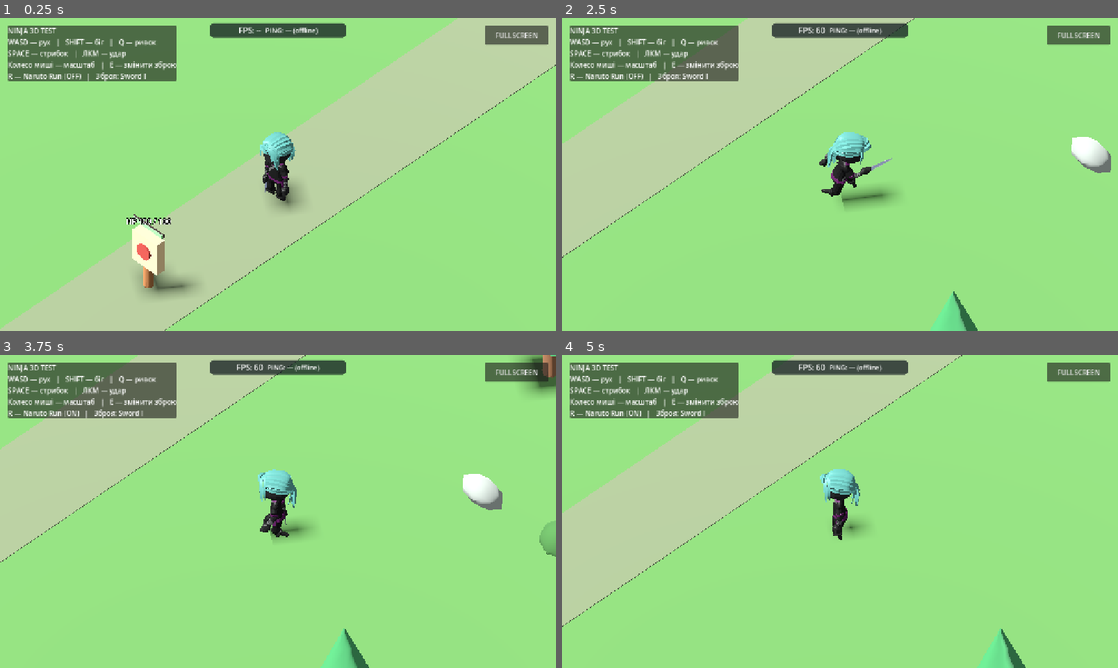
Above: before the commit, frames 1-4 (two rows, left to right).
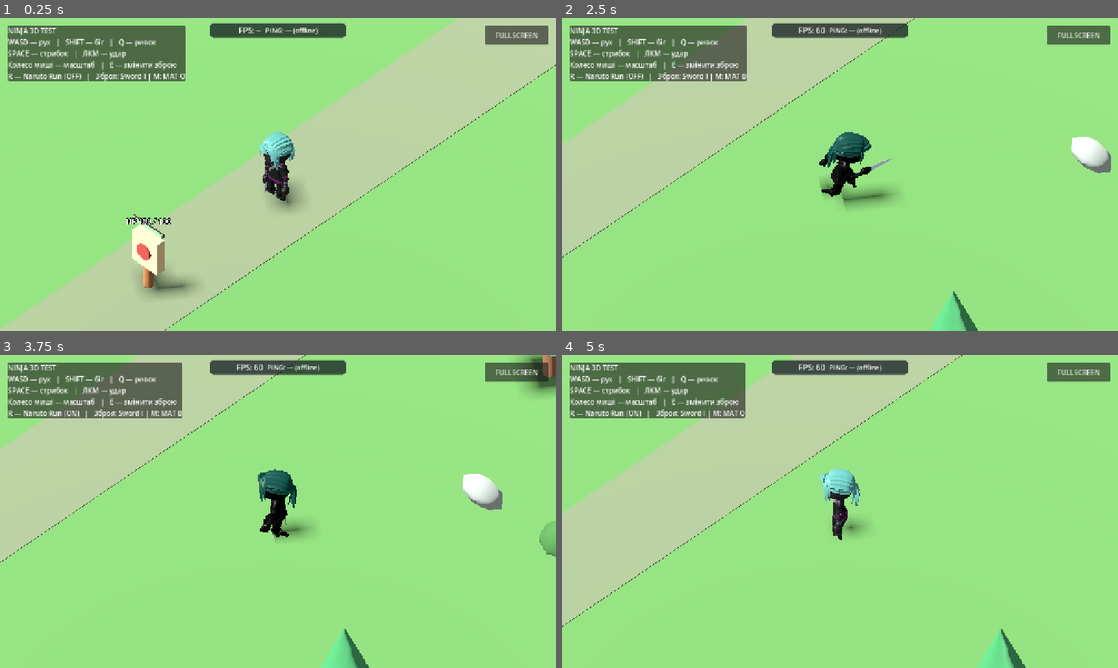
Above: after the commit, the same moments.

Repository: levian47/riskfate-3d-pro
Game: Godot game, scene res://main.tscn
Same seed, same stepped clock (60 frames per second), same inputs: the game is played once before the commit and once after it.
Inputs (mouse positions are in pixels of both pictures, inside the frame that each line leads up to):
- Up to frame 1 (0.25 s): no input
- Up to frame 2 (2.5 s): tap Enter at 0.5 s; move the mouse to (962, 158) at 0.52 s; hold D 0.53-1.25 s; tap M at 0.6, 2.3 s; click (962, 158) at 0.67 s; tap Space at 0.77 s; drag from (728, 190) to (812, 237) at 1.27 s; move the mouse to (895, 105) at 2.02 s; hold D from 2.03 s (still down); hold Shift from 2.03 s (still down)
- Up to frame 3 (3.75 s): release D at 2.75 s; release Shift at 2.75 s; drag from (250, 574) to (111, 464) at 2.77 s; move the mouse to (444, 558) at 3.52 s; hold A from 3.53 s (still down); tap R at 3.6 s
- Up to frame 4 (5 s): tap Space at 3.77 s; tap M at 3.8 s; release A at 4.25 s; drag from (673, 464) to (756, 433) at 4.27 s

The runs differ from the first frame. In frame 1, 0.3% of the frame differs, in the area x 26-34%, y 2-21%; in frame 2, 1.1%, in the area x 26-56%, y 2-61%; in frame 3, 1.0%; in frame 4, 0.3%.

Commit message:
Add runtime Original/A/B Ninja material comparison without changing skeleton or animations

Diff:
--- a/main.gd
+++ b/main.gd
@@ -1,6 +1,8 @@
 extends Node3D
 
 const MODEL := preload("res://assets/Ninja_Female.gltf")
+const MODEL_MATERIAL_A := preload("res://assets/Ninja_Female_material_A.gltf")
+const MODEL_MATERIAL_B := preload("res://assets/Ninja_Female_material_B.gltf")
 # Approved movement values and physics are owned by the player component.
 const MOVEMENT_CONTROLLER := preload("res://characters/player/movement_controller.gd")
 const WALK_SPEED := MOVEMENT_CONTROLLER.WALK_SPEED
@@ -18,6 +20,9 @@
 
 var hero: CharacterBody3D
 var visual: Node3D
+var ninja_mesh: MeshInstance3D
+var ninja_mesh_variants: Array[Mesh] = []
+var material_variant_index := 0
 var animator: AnimationPlayer
 var camera: Camera3D
 var skeleton_debug: MeshInstance3D
@@ -90,6 +95,9 @@
 	if event is InputEventKey and event.pressed and not event.echo and event.keycode == KEY_K:
 		_toggle_skeleton_debug()
 		return
+	if event is InputEventKey and event.pressed and not event.echo and event.keycode == KEY_M:
+		_cycle_ninja_materials()
+		return
 	if event is InputEventKey and event.pressed and not event.echo and event.keycode == KEY_E:
 		_cycle_weapon()
 		return
@@ -123,6 +131,58 @@
 		touch_hud.queue_redraw()
 
 
+func _cycle_ninja_materials() -> void:
+	if ninja_mesh == null or ninja_mesh_variants.size() != 3:
+		return
+	material_variant_index = (material_variant_index + 1) % ninja_mesh_variants.size()
+	ninja_mesh.mesh = ninja_mesh_variants[material_variant_index]
+	if touch_hud != null:
+		touch_hud.material_variant = material_variant_index
+		touch_hud.queue_redraw()
+	_update_weapon_display()
+
+
+func _find_model_mesh(root: Node) -> MeshInstance3D:
+	if root is MeshInstance3D:
+		return root
+	for child in root.get_children():
+		var match_mesh := _find_model_mesh(child)
+		if match_mesh != null:
+			return match_mesh
+	return null
+
+
+func _setup_material_comparison(model: Node3D) -> void:
+	ninja_mesh = _find_model_mesh(model)
+	if ninja_mesh == null:
+		push_warning("Ninja source mesh not found for material comparison")
+		return
+	ninja_mesh_variants.clear()
+	ninja_mesh_variants.append(ninja_mesh.mesh)
+	for variant_scene in [MODEL_MATERIAL_A, MODEL_MATERIAL_B]:
+		var temporary: Node3D = variant_scene.instantiate()
+		var variant_mesh := _find_model_mesh(temporary)
+		if variant_mesh == null or variant_mesh.mesh == null:
+			push_warning("Ninja material variant mesh missing")
+		else:
+			ninja_mesh_variants.append(variant_mesh.mesh)
+		temporary.free()
+	if ninja_mesh_variants.size() != 3:
+		push_warning("Ninja material comparison incomplete")
+		return
+	# Godot 4.7 glTF import does not reliably activate vertex colors
+	# as albedo. Make the intended per-vertex RGB explicit for variant B.
+	var one_surface_mesh := ninja_mesh_variants[2].duplicate() as ArrayMesh
+	if one_surface_mesh != null:
+		var color_material := one_surface_mesh.surface_get_material(0) as StandardMaterial3D
+		if color_material != null:
+			color_material = color_material.duplicate() as StandardMaterial3D
+			color_material.vertex_color_use_as_albedo = true
+			color_material.vertex_color_is_srgb = false
+			one_surface_mesh.surface_set_material(0, color_material)
+			ninja_mesh_variants[2] = one_surface_mesh
+
+
 func _cycle_weapon() -> void:
 	# This is a visual playtest only. Current attack state stays untouched.
 	if weapon_visuals.cycle():
@@ -135,7 +195,7 @@
 		touch_hud.queue_redraw()
 	var help_label := get_node_or_null("HUD/HelpPanel/HelpText") as Label
 	if help_label != null:
-		help_label.text = HUD_BUILDER.desktop_help_text(weapon_visuals.selected_name(), naruto_run_enabled)
+		help_label.text = HUD_BUILDER.desktop_help_text(weapon_visuals.selected_name(), naruto_run_enabled) + " | M: MAT %s" % ["O", "A", "B"][material_variant_index]
 
 
 func _start_dash() -> void:
@@ -175,6 +235,7 @@
 	hero.add_child(visual)
 	var model := MODEL.instantiate()
 	visual.add_child(model)
+	_setup_material_comparison(model)
 	var rig := WEAPON_VISUALS.find_skeleton(model) as Skeleton3D
 	if rig != null:
 		skeleton_debug = SKELETON_DEBUG.new() as MeshInstance3D
@@ -264,6 +325,7 @@
 		touch_hud.zoom_requested.connect(_cycle_mobile_zoom)
 		touch_hud.fullscreen_requested.connect(_toggle_fullscreen)
 		touch_hud.weapon_requested.connect(_cycle_weapon)
+		touch_hud.materials_requested.connect(_cycle_ninja_materials)
 		touch_hud.naruto_requested.connect(_toggle_naruto_run)
 		touch_hud.skeleton_requested.connect(_toggle_skeleton_debug)
 		_update_weapon_display()
